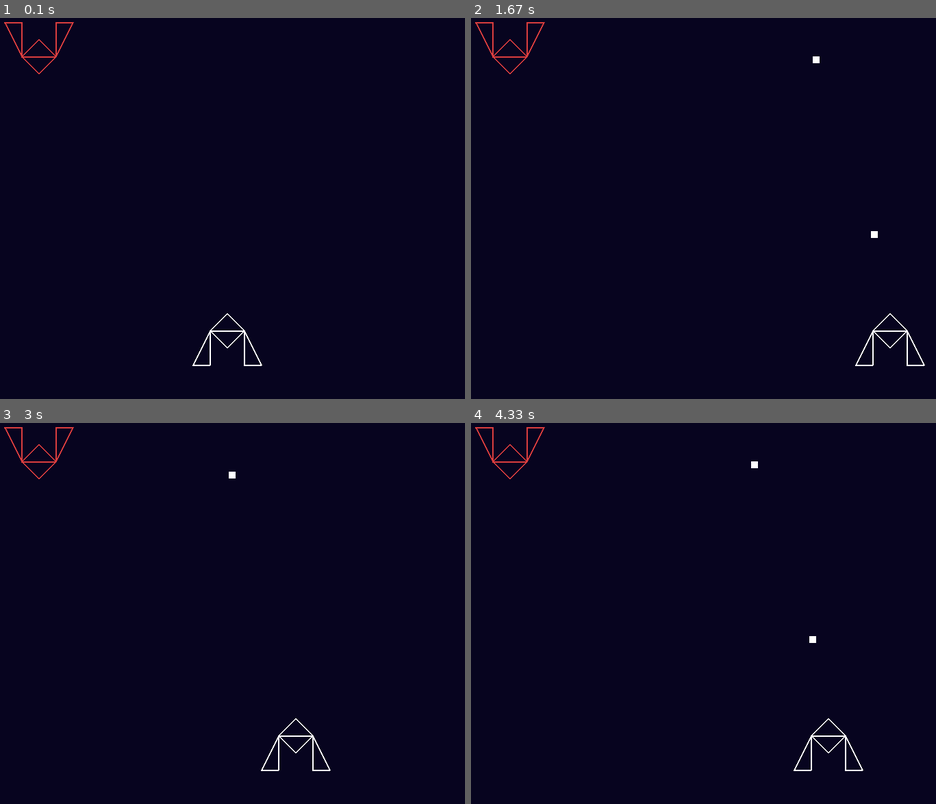
Above: before the commit, frames 1-4 (two rows, left to right).
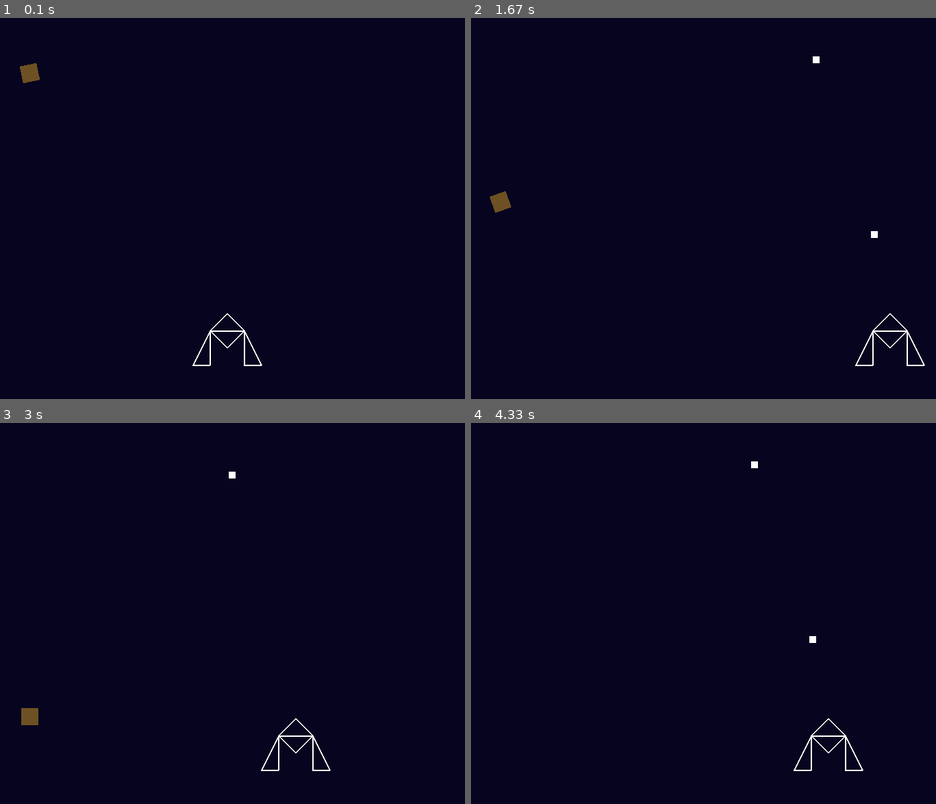
Above: after the commit, the same moments.

Repository: gnikkoch96/pygame-projects
Game: pygame game, started from test_game/shootemup_game/main.py
Two runs of this game, one before a commit and one after it. Both use one fixed random seed, a clock stepped at 60 frames per second and the inputs below.
Inputs:
- Up to frame 1 (0.1 s): no input
- Up to frame 2 (1.67 s): tap Space at 0.33, 0.73, 1.03, 1.23, 1.53 s; hold Right 0.67-1.13 s; hold Right 1.17-1.63 s
- Up to frame 3 (3 s): hold Left 1.67-2.2 s; tap Space at 1.73, 2.03, 2.3, 2.6, 2.73 s; hold Left 2.23-2.63 s; hold Right from 2.67 s (still down)
- Up to frame 4 (4.33 s): tap Space at 3.03, 3.4, 3.7, 3.9, 4.2 s; release Right at 3.3 s; hold Left 3.33-3.8 s; hold Right 3.83-4.3 s

The runs differ from the first frame. In frame 1, 0.4% of the frame differs, in the area x 0-16%, y 1-18%; in frame 2, 0.4%; in frame 3, 0.4%, in the area x 0-16%, y 1-80%; in frame 4, 0.2%.

Commit message:
feat: generate meteors

Diff:
--- a/test_game/shootemup_game/entities/enemy.py
+++ b/test_game/shootemup_game/entities/enemy.py
@@ -19,6 +19,7 @@
         self.current_target_index = 0
         self.last_shot_time = 0
         self.shot_cooldown = shot_cooldown
+        self.is_alive: bool = True
 
         # color changes based on hp value
         if hp > 1:
--- /dev/null
+++ b/test_game/shootemup_game/entities/meteor.py
@@ -0,0 +1,27 @@
+import pygame
+
+class Meteor:
+    def __init__(self, x: int, y: int = 0, size: int = 25, speed: int = 2):
+        self.x = x
+        self.y = y
+        self.width = size
+        self.height = size
+        self.color: str = "#6d5124"
+        self.speed = speed
+        self.angle = 0
+        self.rotation_speed: int = 2
+        self.rect = pygame.Rect(self.x, self.y, self.width, self.height)
+
+        self.surface = pygame.Surface((self.width, self.height), pygame.SRCALPHA)
+        pygame.draw.rect(self.surface, pygame.Color(self.color), (0, 0, self.width, self.height))
+
+    def update(self):
+        self.y += self.speed
+        self.angle += self.rotation_speed
+        self.rect.center = (self.x + self.width // 2, self.y + self.height // 2)
+
+
+    def render(self, screen: pygame.Surface):
+        rotated_surface = pygame.transform.rotate(self.surface, self.angle)
+        rotated_rect = rotated_surface.get_rect(center=self.rect.center)
+        screen.blit(rotated_surface, rotated_rect)
--- a/test_game/shootemup_game/entities/player.py
+++ b/test_game/shootemup_game/entities/player.py
@@ -34,8 +34,6 @@
         for bullet in self.bullets:
             bullet.update()
 
-        # print(f"Bullets before cleanup: {len(self.bullets)}")  # Debug: Count before
-
         # clean up dead bullets
         alive_bullets_left = []
         for bullet in self.bullets:
@@ -43,8 +41,6 @@
                 alive_bullets_left.append(bullet)
 
         self.bullets = alive_bullets_left
-
-        # print(f"Bullets after cleanup: {len(self.bullets)}")  # Debug: Count after
 
     def render(self, screen: pygame.Surface):
         # bullets
--- a/test_game/shootemup_game/main.py
+++ b/test_game/shootemup_game/main.py
@@ -4,6 +4,7 @@
 from config import SCREEN_WIDTH, SCREEN_HEIGHT, BACKGROUND_COLOR, FPS
 from entities.player import Player
 from entities.enemy import Enemy
+from entities.meteor import Meteor
 
 pygame.init()
 
@@ -18,7 +19,8 @@
 
 # game objs
 player = Player(SCREEN_WIDTH // 2 - 25, SCREEN_HEIGHT - 100)
-enemy = Enemy(100, 100, 1, [])
+enemy = Enemy(100, 100, 1, [(0, 0), (SCREEN_HEIGHT + 100)])
+meteor = Meteor(100, 100)
 
 def check_input():
     global running
@@ -32,11 +34,13 @@
 
 def update():
     player.update()
+    meteor.update()
 
 def render():
     screen.fill(BACKGROUND_COLOR)
     player.render(screen)
-    enemy.render(screen)
+    # enemy.render(screen)
+    meteor.render(screen)
 
     pygame.display.flip()
 
